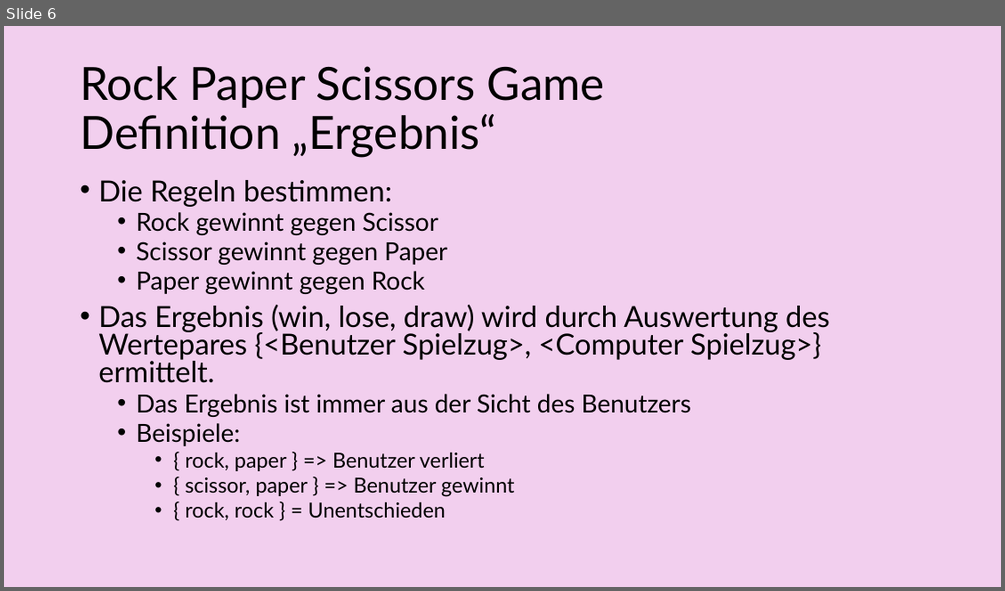
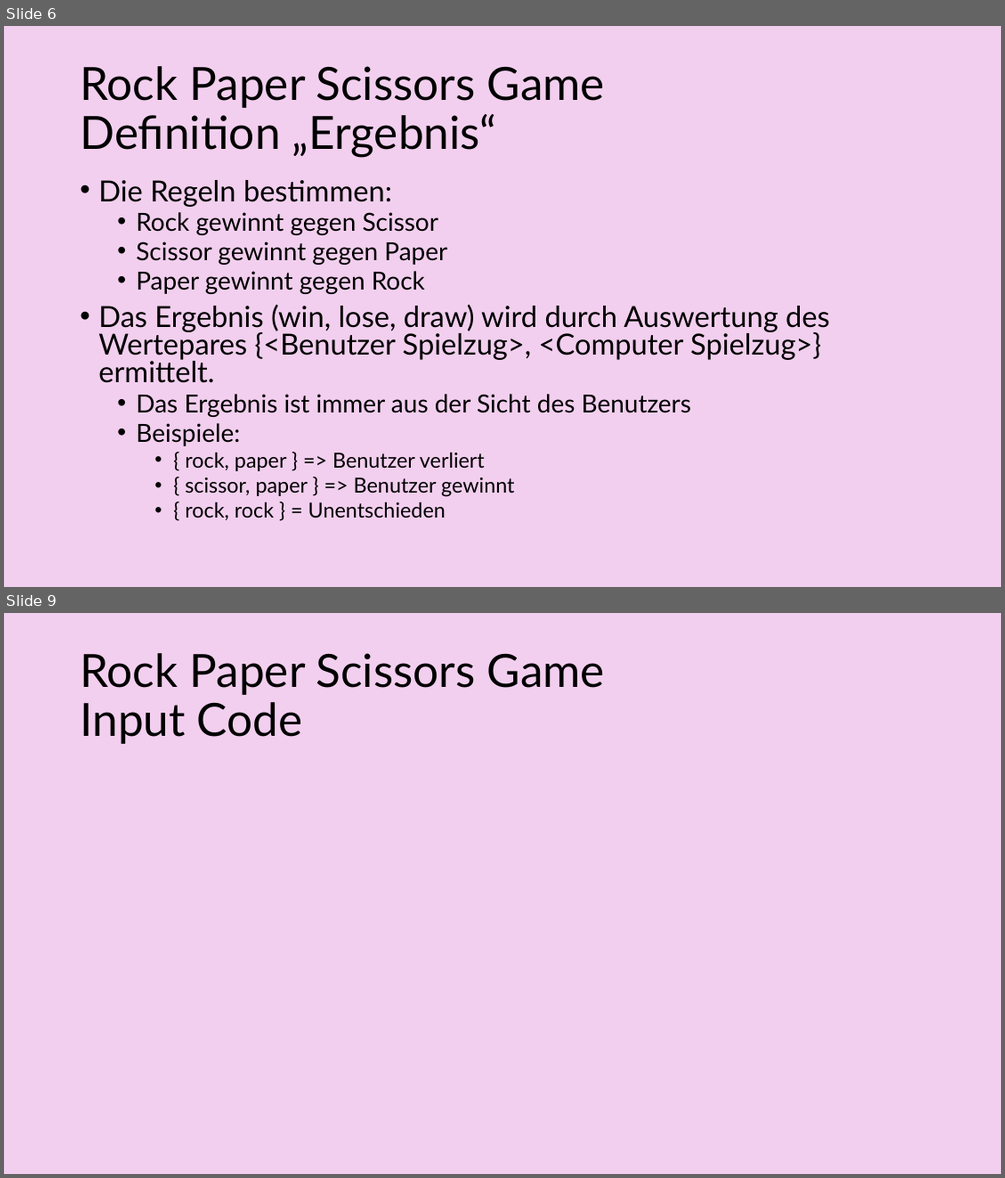
Before and after one commit to RalfWaeldin/jsprojekt, a slide deck: Projektdefinitionen.pptx. Shown one above the other, each under a label of ours: slide 6 before the commit, slides 6 and 9 after it; the slides between them are not shown. The pictures are 1005x591 and 1005x1178 pixels, drawn with LibreOffice and Linux fonts; fonts in the diff are those of the drawing. Boxes give left, top, right and bottom in pixels: in the first picture for what was removed or moved away, otherwise in the second. Text is boxed around its words. In the diff, an @@ line names an element or a change of style, - is before the commit and + after.

```diff
--- a/Projektdefinitionen.pptx
+++ b/Projektdefinitionen.pptx
@@ slide 9 added at [4,613,1001,1174], background #F2CFEE @@
@@ title added at [80,653,605,744], 44 pt, text #000000 @@
+Rock Paper Scissors Game
+Input Code
```
Also in this commit, not shown: 2 slides changed, 5 other slides added, 9 other files.
